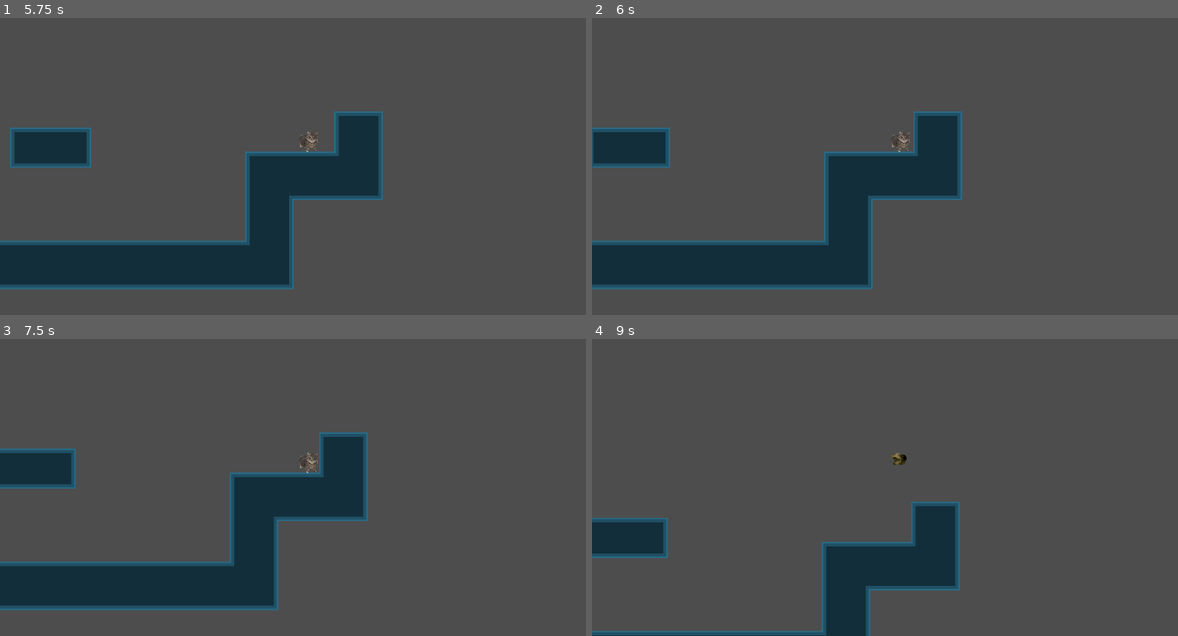
Above: before the commit, frames 1-4 (two rows, left to right).
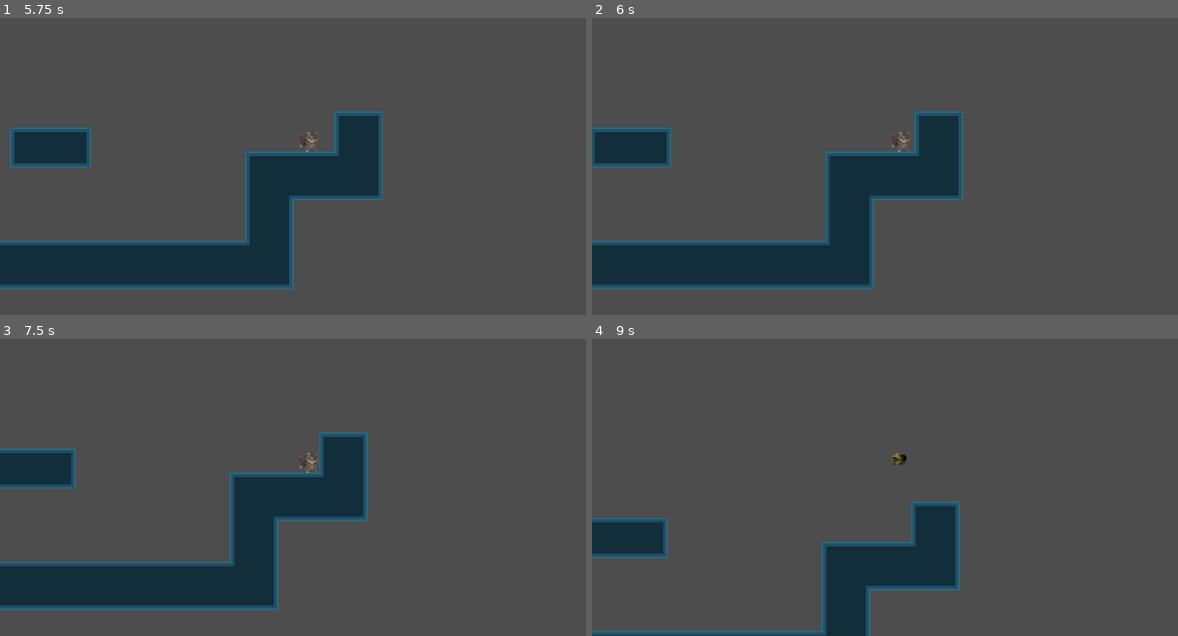
Above: after the commit, the same moments.

Repository: Inkling4/jumpy-cat
Game: Godot game, scene res://scenes/lvl_test.tscn
Two runs of this game, one before a commit and one after it. Both use one fixed random seed, a clock stepped at 60 frames per second and the inputs below. This scene is started directly instead of the project's main scene.
Inputs (mouse positions are in pixels of both pictures, inside the frame that each line leads up to):
- Up to frame 1 (5.75 s): tap Enter at 0.5, 2, 4.25 s; move the mouse to (445, 124) at 0.52 s; press the mouse at (445, 124) at 0.53 s; tap Space at 1.25, 2.75, 5 s; move the mouse to (187, 160) at 1.27 s; release the mouse at (187, 160) at 1.28 s; click (187, 160) at 1.35 s; move the mouse to (369, 65) at 2.02 s; press the mouse at (369, 65) at 2.03 s; move the mouse to (275, 211) at 2.77 s; release the mouse at (275, 211) at 2.78 s; click (275, 211) at 2.85 s; move the mouse to (492, 193) at 3.52 s; press the mouse at (492, 193) at 3.53 s; move the mouse to (123, 89) at 4.27 s; release the mouse at (123, 89) at 4.28 s; click (123, 89) at 4.35 s; move the mouse to (339, 142) at 5.02 s; press the mouse at (339, 142) at 5.03 s
- Up to frame 2 (6 s): move the mouse to (808, 56) at 5.77 s; release the mouse at (808, 56) at 5.78 s; click (808, 56) at 5.85 s
- Up to frame 3 (7.5 s): move the mouse to (445, 445) at 6.52 s; press the mouse at (445, 445) at 6.53 s; move the mouse to (187, 481) at 7.27 s; release the mouse at (187, 481) at 7.28 s; click (187, 481) at 7.35 s
- Up to frame 4 (9 s): move the mouse to (961, 386) at 8.02 s; press the mouse at (961, 386) at 8.03 s; move the mouse to (867, 532) at 8.77 s; release the mouse at (867, 532) at 8.78 s; click (867, 532) at 8.85 s

Frame 1 is identical in both runs. In frame 2, 0.6% of the frame differs, in the area x 0-64%, y 31-92%; in frame 3, less than 0.1%; in frame 4, less than 0.1%.

Commit message:
Increased max drag distance value to 1600

Diff:
--- a/scenes/lvl_test.tscn
+++ b/scenes/lvl_test.tscn
@@ -23,8 +23,8 @@
 [node name="Gato" parent="." instance=ExtResource("2_b5x6v")]
 position = Vector2(116, -165)
 gravity = 1600.0
-x_max_drag_distace = 800.0
-y_max_drag_distace = 800.0
+x_max_drag_distace = 1600.0
+y_max_drag_distace = 1600.0
 x_max_launch_speed = 600.0
 y_max_launch_speed = 850.0
 friction = 7000.0
